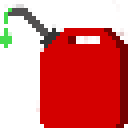
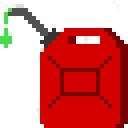
Revision of a layered 128x128 image; what changed, layer by layer:
painted on "gaso 1-normal" over box(48, 28, 128, 108)
